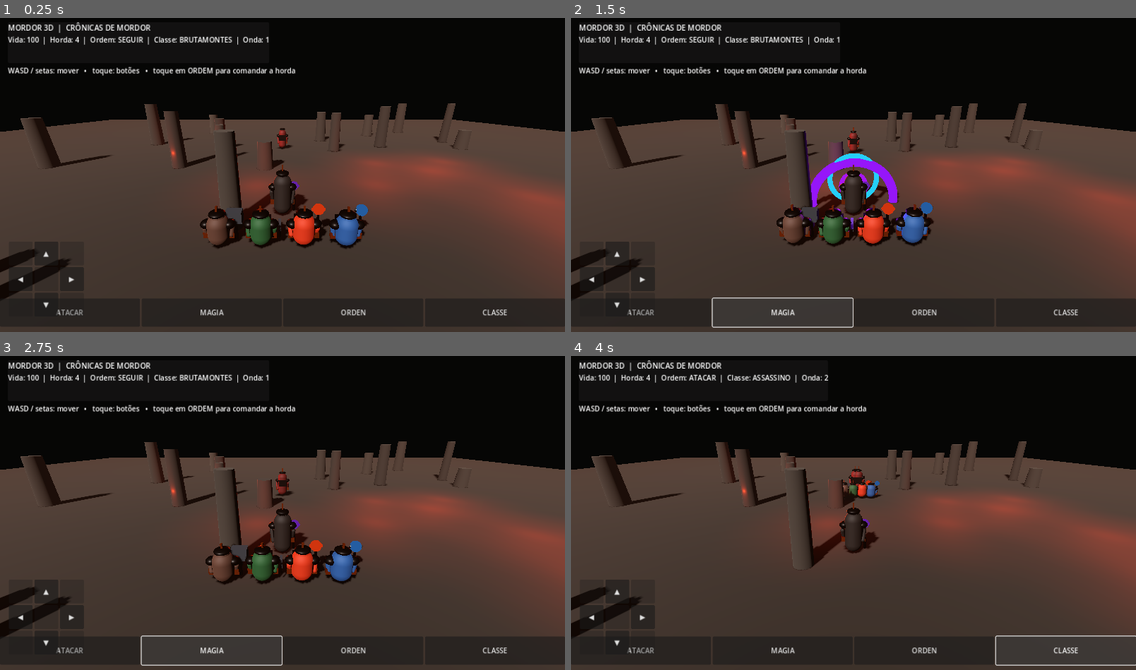
Above: before the commit, frames 1-4 (two rows, left to right).
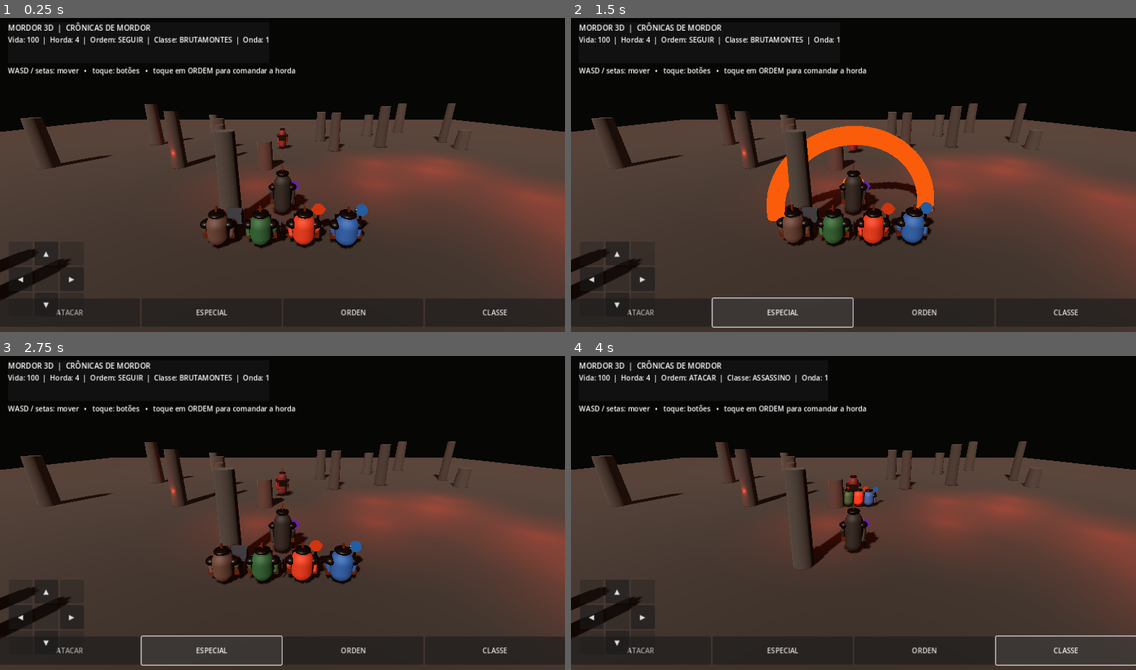
Above: after the commit, the same moments.

Repository: souzaleite24-ai/MordorTrolDeRubiAndroid
Game: Godot game, scene res://scenes/mordor_world.tscn
Same seed, same stepped clock (60 frames per second), same inputs: the game is played once before the commit and once after it.
Inputs (mouse positions are in pixels of both pictures, inside the frame that each line leads up to):
- Up to frame 1 (0.25 s): no input
- Up to frame 2 (1.5 s): click "ATACAR" at 0.5 s; click (780, 313) at 1.25 s, where only the run before the commit has a clickable "MAGIA"
- Up to frame 3 (2.75 s): click (209, 651) at 2 s, where only the run after the commit has a clickable "ESPECIAL"
- Up to frame 4 (4 s): click "ORDEN" at 2.75 s; click "CLASSE" at 3.5 s

The runs differ from the first frame. In frame 1, less than 0.1% of the frame differs, in the area x 34-41%, y 92-95%; in frame 2, 3.7%, in the area x 34-65%, y 34-95%; in frame 3, less than 0.1%; in frame 4, 0.6%.

Commit message:
Add class-specific arcade special attacks

Diff:
--- a/godot/scripts/mordor_world.gd
+++ b/godot/scripts/mordor_world.gd
@@ -15,6 +15,7 @@
 var selected_class := "BRUTAMONTES"
 var status_label: Label
 var attack_cooldown := 0.0
+var special_cooldown := 0.0
 var player_health := 100.0
 var player_hit_cooldown := 0.0
 var wave := 1
@@ -336,7 +337,7 @@
 	controls.offset_top = -76
 	controls.offset_bottom = -12
 	layer.add_child(controls)
-	for action in ["ATACAR", "MAGIA", "ORDEN", "CLASSE"]:
+	for action in ["ATACAR", "ESPECIAL", "ORDEN", "CLASSE"]:
 		var button := Button.new()
 		button.text = action
 		button.size_flags_horizontal = Control.SIZE_EXPAND_FILL
@@ -372,7 +373,7 @@
 	match action:
 		"ATACAR":
 			_attack()
-		"MAGIA":
+		"ESPECIAL":
 			_cast_spell()
 		"ORDEN":
 			selected_order = "ATACAR" if selected_order == "SEGUIR" else "SEGUIR"
@@ -480,21 +481,78 @@
 	return mat
 
 func _cast_spell() -> void:
-	_spawn_combat_flash(player.global_position + Vector3(0, 1.0, -1.0), Color(0.55, 0.08, 0.95), 4.2)
-	_spawn_special_ring(player.global_position + Vector3(0, 0.12, -1.0), Color(0.48, 0.08, 1.0), 2.5)
-	_spawn_special_ring(player.global_position + Vector3(0, 1.4, -1.0), Color(0.12, 0.72, 1.0), 1.4)
+	if special_cooldown > 0.0:
+		return
+	special_cooldown = 5.0
+	match selected_class:
+		"BRUTAMONTES":
+			# Impacto pesado: dano em área curta e onda de choque.
+			_spawn_special_ring(player.global_position + Vector3(0, 0.12, 0), Color(1.0, 0.30, 0.045), 4.2)
+			_spawn_combat_flash(player.global_position + Vector3(0, 1.0, -0.8), Color(1.0, 0.38, 0.06), 3.4)
+			for enemy in enemies.duplicate():
+				if is_instance_valid(enemy) and player.global_position.distance_to(enemy.global_position) < 5.5:
+					_damage_enemy(enemy, 55.0)
+		"ASSASSINO":
+			# Três cortes rápidos no alvo mais próximo.
+			var target: Node3D = _nearest_enemy()
+			if target:
+				for hit in range(3):
+					if is_instance_valid(target):
+						_spawn_combat_flash(target.global_position + Vector3(0, 1.0, 0), Color(0.35, 1.0, 0.48), 1.25 + hit * 0.18)
+						_damage_enemy(target, 17.0)
+			else:
+				_spawn_combat_flash(player.global_position + Vector3(0, 1.0, -1.0), Color(0.35, 1.0, 0.48), 2.0)
+		"PIROMANTE":
+			_cast_fireball()
+		"XAMA":
+			# Pulso espiritual: recupera o senhor sombrio e fere inimigos próximos.
+			player_health = minf(100.0, player_health + 28.0)
+			_spawn_special_ring(player.global_position + Vector3(0, 0.15, 0), Color(0.12, 0.68, 1.0), 3.8)
+			_spawn_combat_flash(player.global_position + Vector3(0, 1.4, 0), Color(0.12, 0.68, 1.0), 2.6)
+			for enemy in enemies.duplicate():
+				if is_instance_valid(enemy) and player.global_position.distance_to(enemy.global_position) < 7.0:
+					_spawn_combat_flash(enemy.global_position + Vector3(0, 1.0, 0), Color(0.12, 0.68, 1.0), 1.8)
+					_damage_enemy(enemy, 22.0)
+	_update_status()
+
+func _nearest_enemy() -> Node3D:
+	var nearest: Node3D = null
+	var best_distance := 999.0
+	for enemy in enemies:
+		if is_instance_valid(enemy):
+			var distance := player.global_position.distance_to(enemy.global_position)
+			if distance < best_distance:
+				best_distance = distance
+				nearest = enemy
+	return nearest
+
+func _cast_fireball() -> void:
+	var target := _nearest_enemy()
+	var destination := player.global_position + player.global_basis * Vector3(0, 1.2, -9.0)
+	if target:
+		destination = target.global_position + Vector3(0, 1.0, 0)
+	var fireball := MeshInstance3D.new()
+	var orb := SphereMesh.new()
+	orb.radius = 0.38
+	orb.height = 0.76
+	fireball.mesh = orb
+	fireball.material_override = _glow_material(Color(1.0, 0.20, 0.025))
+	fireball.global_position = player.global_position + Vector3(0, 1.35, 0)
+	add_child(fireball)
+	var tween := create_tween()
+	tween.tween_property(fireball, "global_position", destination, 0.42).set_trans(Tween.TRANS_QUAD).set_ease(Tween.EASE_OUT)
+	tween.tween_callback(_explode_fireball.bind(fireball))
+
+func _explode_fireball(fireball: Node3D) -> void:
+	if not is_instance_valid(fireball):
+		return
+	var impact := fireball.global_position
+	_spawn_combat_flash(impact, Color(1.0, 0.24, 0.025), 3.2)
+	_spawn_special_ring(impact, Color(1.0, 0.36, 0.04), 2.0)
 	for enemy in enemies.duplicate():
-		if is_instance_valid(enemy) and player.global_position.distance_to(enemy.global_position) < 12.0:
-			_spawn_combat_flash(enemy.global_position + Vector3(0, 1.0, 0), Color(0.62, 0.12, 1.0), 2.2)
-			_damage_enemy(enemy, 65.0)
-	var flash := OmniLight3D.new()
-	flash.position = player.position + Vector3(0, 1.2, -2)
-	flash.light_color = Color(0.55, 0.08, 0.95)
-	flash.light_energy = 4.0
-	flash.omni_range = 8.0
-	add_child(flash)
-	var timer := get_tree().create_timer(0.22)
-	timer.timeout.connect(flash.queue_free)
+		if is_instance_valid(enemy) and impact.distance_to(enemy.global_position) < 3.8:
+			_damage_enemy(enemy, 48.0)
+	fireball.queue_free()
 
 func _update_minion_combat(delta: float) -> void:
 	for minion in minions:
@@ -545,6 +603,7 @@
 func _physics_process(delta: float) -> void:
 	anim_clock += delta
 	attack_cooldown = maxf(0.0, attack_cooldown - delta)
+	special_cooldown = maxf(0.0, special_cooldown - delta)
 	var input := Input.get_vector("ui_left", "ui_right", "ui_up", "ui_down")
 	var direction := Vector3(input.x, 0, input.y)
 	if direction.length() > 0.1:
